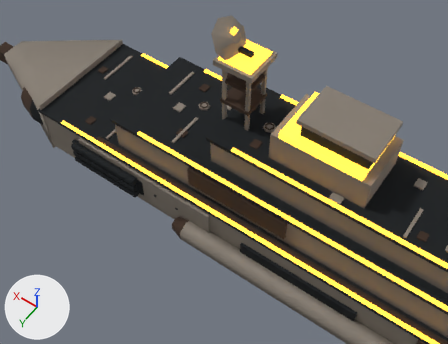
Two versions of the glTF model docs/concept-art/models/cruiser-bathyarch.glb, one commit apart.
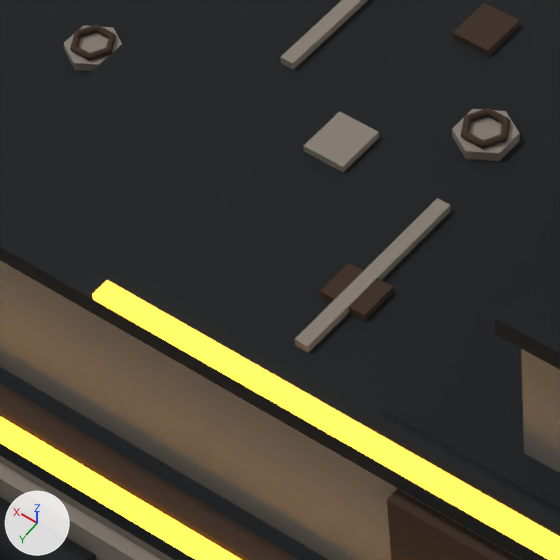
Old and new are each drawn from a 50 mm lens placed at (-25.9, 51.7, 80.8), pointed at (7.8, 4.4, 6.5) and again close up on the part from 27% to 48% of the width and 24% to 52% of the height. The lights are fixed; the arrows at lower left show +X, +Y and +Z. The last two pictures show the newer version. Where no turn or scale is listed for an object, it has been applied to the vertices.

In view in the first close-up: 'armor_m_p', 'armor_p1', 'deck_lower', 'deck_mid', 'deck_upper', 'hull_mid', 'hull_upper', 'lightline_low_p', 'lightline_mid_p', 'pipe_low_p', 'pipe_mid_p', 'seam_mid_p_0' and 10 more.
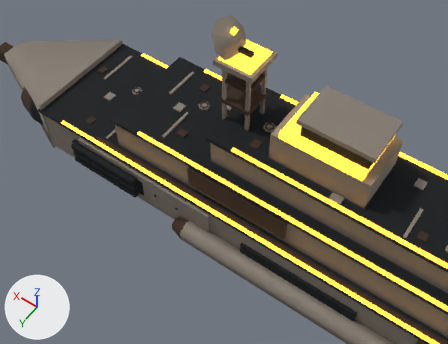
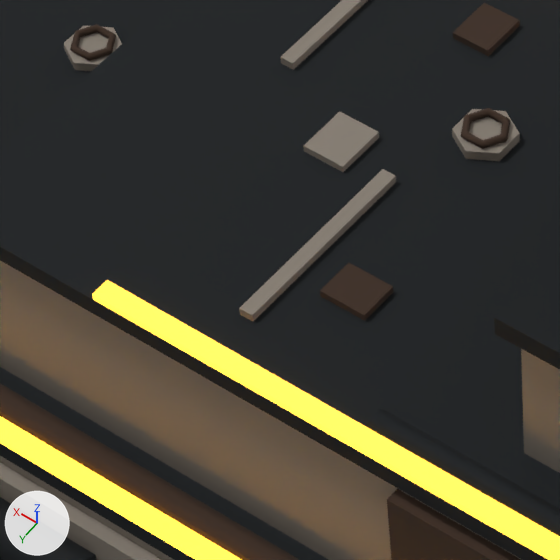
Changed parts and their boxes (x1, y1, x2, y2) in the close-ups (560 x 560 px):
'seam_mid_p_0', moved: before (294, 198, 451, 353); after (239, 169, 396, 321)

The change, as a list of edits to the scene's bpy script:
```text
Change ob_seam_mid_p_0:
    ob_seam_mid_p_0.location: (15.42, 3.87, 10.7) -> (17.23, 3.87, 10.7)
```
